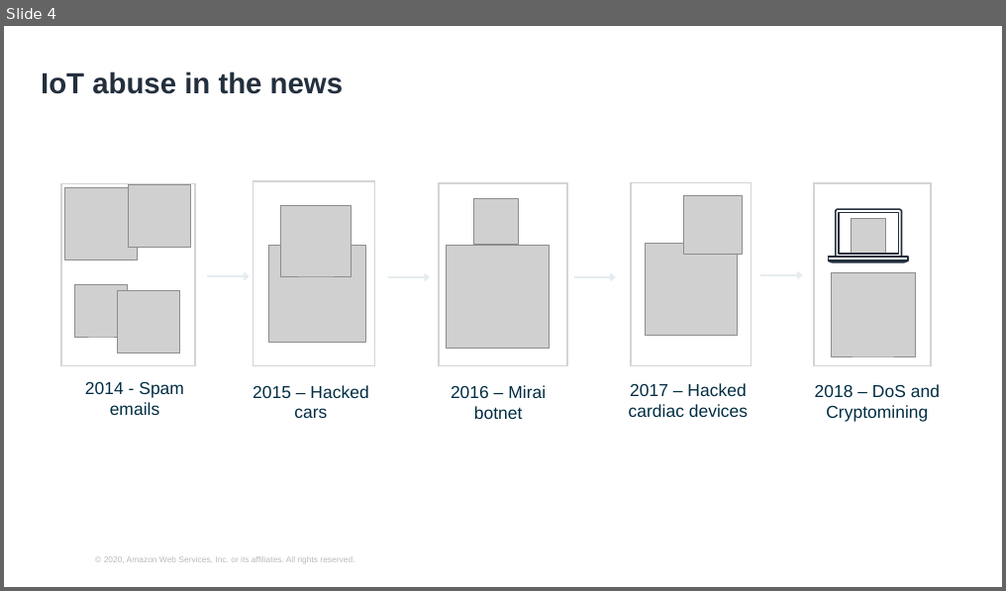
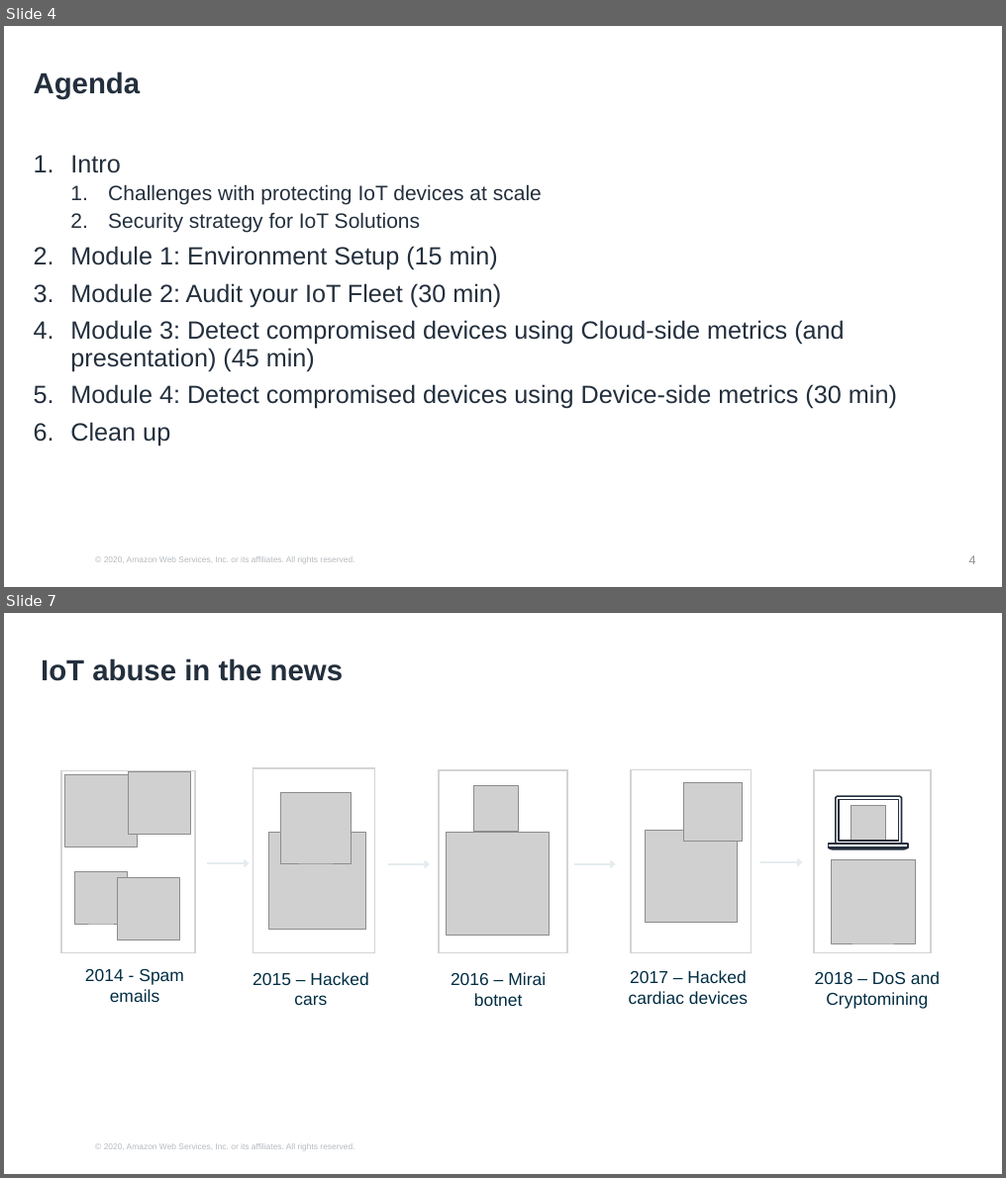
Before and after one commit to hongpham/Workshop-Protect-your-IoT-fleet, a slide deck: Protect your IoT fleet presentation.pptx. Shown one above the other, each under a label of ours: slide 4 before the commit, slides 4 and 7 after it; the slides between them are not shown. The pictures are 1006x591 and 1006x1178 pixels, drawn with LibreOffice and Linux fonts; fonts in the diff are those of the drawing; grey boxes stand for pictures; background and template pictures are left out. Boxes give left, top, right and bottom in pixels: in the first picture for what was removed or moved away, otherwise in the second. Text is boxed around its words. In the diff, an @@ line names an element or a change of style, - is before the commit and + after.

```diff
--- a/Protect your IoT fleet presentation.pptx
+++ b/Protect your IoT fleet presentation.pptx
@@ slide 4 added at [4, 26, 1002, 587], background #FFFFFF; not listed: 1 template element that a slide beside it also shows @@
@@ title added at [34, 72, 141, 99], 28 pt, text #232F3D, bold @@
+Agenda
@@ text added at [70, 155, 897, 447], 24 pt, text #232F3D @@
+1. Intro
+  1. Challenges with protecting IoT devices at scale
+  2. Security strategy for IoT Solutions
+2. Module 1: Environment Setup (15 min)
+3. Module 2: Audit your IoT Fleet (30 min)
+4. Module 3: Detect compromised devices using Cloud-side metrics (and presentation) (45 min)
+5. Module 4: Detect compromised devices using Device-side metrics (30 min)
+6. Clean up
@@ page number added at [969, 556, 976, 565], 12 pt, text #8D8F92 @@
+4
@@ what was slide 4 is now slide 7 @@
```
Also in this commit, not shown: 5 slides changed, 7 other slides added, 5 slides removed, 7 other files.
